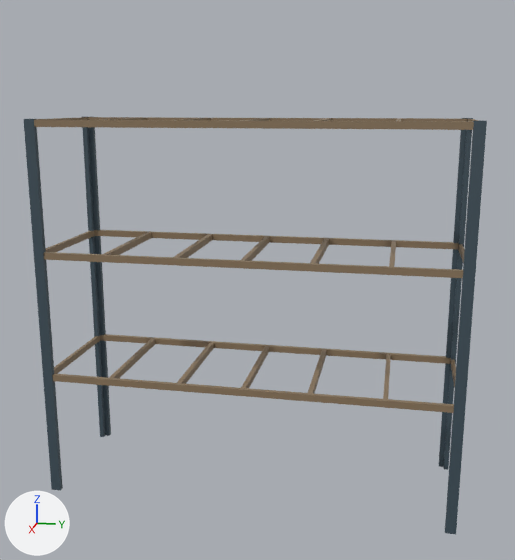
The Blender file Assets/Models/Shelf.blend: old version first, new version second.
The view is the same before and after, from a camera (50 mm lens) standing at (6.88, 1.39, 3.92) and looking at (0.01, 0.02, 2.2). Every picture has the same lights, and +X, +Y and +Z are marked at lower left.

The older version as bpy lines, for what is in view:
```python
ob_cube_001 = bpy.data.objects.new('Cube.001', me_cube_001)
ob_cube_001.location = (0.62, 2.0, 1.53)
ob_cube_001.rotation_euler = (0.0, 0.0, -1.571)  # degrees (0, 0, -90)
ob_cube_001.scale = (0.05, 0.05, 1.53)
ob_cube_002 = bpy.data.objects.new('Cube.002', me_cube_003)
ob_cube_002.location = (-0.62, 2.0, 1.53)
ob_cube_002.scale = (0.05, 0.05, 1.53)
ob_cube_003 = bpy.data.objects.new('Cube.003', me_cube_009)
ob_cube_003.location = (0.62, -2.0, 1.53)
ob_cube_003.rotation_euler = (0.0, 0.0, 3.142)  # degrees (0, 0, 180)
ob_cube_003.scale = (0.05, 0.05, 1.53)
ob_cube_004 = bpy.data.objects.new('Cube.004', me_cube_010)
ob_cube_004.location = (-0.62, -2.0, 1.53)
ob_cube_004.rotation_euler = (0.0, 0.0, 1.571)  # degrees (0, 0, 90)
ob_cube_004.scale = (0.05, 0.05, 1.53)
ob_cube_005 = bpy.data.objects.new('Cube.005', me_cube_006)
ob_cube_005.location = (0.0, 0.0, 1.25)
ob_cube_005.scale = (1.25, 1.0, 1.0)
ob_cube_006 = bpy.data.objects.new('Cube.006', me_cube_011)
ob_cube_006.location = (0.0, 0.0, 2.5)
ob_cube_006.scale = (1.25, 1.0, 1.0)
ob_cube_007 = bpy.data.objects.new('Cube.007', me_cube_012)
ob_cube_007.location = (0.0, 0.0, 3.75)
ob_cube_007.scale = (1.25, 1.0, 1.0)
```
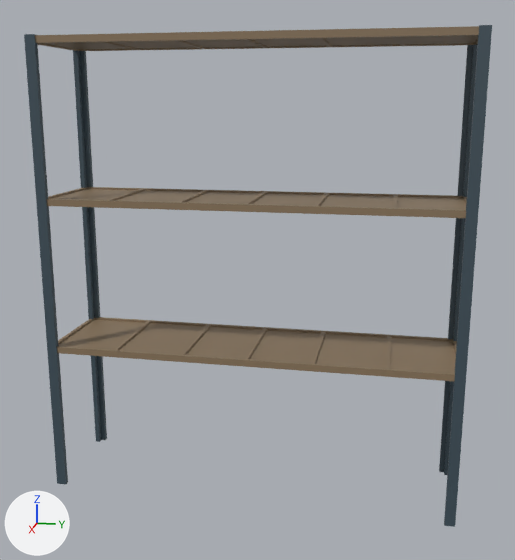
Changed parts and their boxes (x1, y1, x2, y2) in the pictures (515 x 560 px):
'Cube.005', reshaped, moved, rescaled (19% shorter): before (52, 334, 456, 413); after (57, 317, 457, 381)
'Cube.006', reshaped, moved, rescaled (35% shorter): before (44, 230, 464, 278); after (47, 187, 467, 218)
'Cube.007', moved, rescaled (86% taller): before (34, 117, 479, 130); after (35, 26, 479, 51)
'Cube.003', mesh rescaled, moved (12% wider, 21% taller): before (24, 119, 63, 491); after (24, 34, 68, 484)
'Cube.001', mesh rescaled, moved (14% wider, 21% taller): before (445, 121, 487, 534); after (444, 25, 492, 527)
'Cube.004', mesh rescaled, moved (17% wider, 26% taller): before (82, 127, 111, 437); after (73, 51, 107, 442)
'Cube.002', mesh rescaled, moved (11% wider, 22% taller): before (439, 118, 473, 470); after (439, 44, 477, 475)
part 5 of me_cube_011, added (brown): after (47, 187, 466, 218)
part 6 of me_cube_006, added (brown): after (57, 318, 456, 381)

Patch to the scene script:
```diff
--- a/Assets/Models/Shelf.blend.py
+++ b/Assets/Models/Shelf.blend.py
@@ me_cube_003 @@
 me_cube_003.from_pydata(...)  # 16 vertices, 14 faces; spans x -1.0..1.0, y -1.0..1.0, z -1.0..1.48
 # used by ob_cube_002; location = (-0.62, 2.0, 1.53); scale = (0.05, 0.05, 1.53)
+# me_cube_003 part 1: the whole mesh is scaled about its middle by (1, 1, 1.2), then moved by (0.0, 0.0, 0.25)
 me_cube_003.materials.append(mat_rod)
@@ me_cube_006 @@
 # used by ob_cube_005; location = (0.0, 0.0, 1.25); scale = (1.25, 1.0, 1.0)
-me_cube_006.from_pydata(...)  # 56 vertices, 57 faces; spans x -0.53..0.53, y 0.0..2.04, z -0.03..0.03
+me_cube_006.from_pydata(...)  # 94 vertices, 88 faces; spans x -0.53..0.53, y 0.0..2.04, z -0.03..0.03
+# me_cube_006 part 6: 38 vertices added at x -0.53..0.53, y 0.0..2.04, z -0.02..0.01
 me_cube_006.materials.append(mat_shelf)
@@ me_cube_001 @@
 me_cube_001.from_pydata(...)  # 16 vertices, 14 faces; spans x -1.0..1.0, y -1.0..1.0, z -1.0..1.48
 # used by ob_cube_001; location = (0.62, 2.0, 1.53); rotation_euler = (0.0, 0.0, -1.571), in degrees (0, 0, -90); scale = (0.05, 0.05, 1.53)
+# me_cube_001 part 2: the whole mesh is scaled about its middle by (1, 1, 1.2), then moved by (0.0, 0.0, 0.25)
 me_cube_001.materials.append(mat_rod)
@@ me_cube_009 @@
 me_cube_009.from_pydata(...)  # 16 vertices, 14 faces; spans x -1.0..1.0, y -1.0..1.0, z -1.0..1.48
 # used by ob_cube_003; location = (0.62, -2.0, 1.53); rotation_euler = (0.0, 0.0, 3.142), in degrees (0, 0, 180); scale = (0.05, 0.05, 1.53)
+# me_cube_009 part 3: the whole mesh is scaled about its middle by (1, 1, 1.2), then moved by (0.0, 0.0, 0.25)
 me_cube_009.materials.append(mat_rod)
@@ me_cube_010 @@
 me_cube_010.from_pydata(...)  # 16 vertices, 14 faces; spans x -1.0..1.0, y -1.0..1.0, z -1.0..1.48
 # used by ob_cube_004; location = (-0.62, -2.0, 1.53); rotation_euler = (0.0, 0.0, 1.571), in degrees (0, 0, 90); scale = (0.05, 0.05, 1.53)
+# me_cube_010 part 4: the whole mesh is scaled about its middle by (1, 1, 1.2), then moved by (0.0, 0.0, 0.25)
 me_cube_010.materials.append(mat_rod)
@@ me_cube_011 @@
 # used by ob_cube_006; location = (0.0, 0.0, 2.5); scale = (1.25, 1.0, 1.0)
-me_cube_011.from_pydata(...)  # 56 vertices, 57 faces; spans x -0.53..0.53, y 0.0..2.04, z -0.03..0.03
+me_cube_011.from_pydata(...)  # 94 vertices, 88 faces; spans x -0.53..0.53, y 0.0..2.04, z -0.03..0.03
+# me_cube_011 part 5: 38 vertices added at x -0.53..0.53, y 0.0..2.04, z -0.02..0.01
 me_cube_011.materials.append(mat_shelf)
@@ ob_cube_002 @@
 ob_cube_002 = bpy.data.objects.new('Cube.002', me_cube_003)
-ob_cube_002.location = (-0.62, 2.0, 1.53)
+ob_cube_002.location = (-0.5, 2.0, 1.53)
 ob_cube_002.scale = (0.05, 0.05, 1.53)
@@ ob_cube_005 @@
 ob_cube_005 = bpy.data.objects.new('Cube.005', me_cube_006)
-ob_cube_005.location = (0.0, 0.0, 1.25)
-ob_cube_005.scale = (1.25, 1.0, 1.0)
+ob_cube_005.location = (0.0, 0.0, 1.5)
 _m = ob_cube_005.modifiers.new('Mirror', 'MIRROR')
@@ ob_cube_001 @@
 ob_cube_001 = bpy.data.objects.new('Cube.001', me_cube_001)
-ob_cube_001.location = (0.62, 2.0, 1.53)
+ob_cube_001.location = (0.5, 2.0, 1.53)
 ob_cube_001.rotation_euler = (0.0, 0.0, -1.571)  # degrees (0, 0, -90)
@@ ob_cube_003 @@
 ob_cube_003 = bpy.data.objects.new('Cube.003', me_cube_009)
-ob_cube_003.location = (0.62, -2.0, 1.53)
+ob_cube_003.location = (0.5, -2.0, 1.53)
 ob_cube_003.rotation_euler = (0.0, 0.0, 3.142)  # degrees (0, 0, 180)
@@ ob_cube_004 @@
 ob_cube_004 = bpy.data.objects.new('Cube.004', me_cube_010)
-ob_cube_004.location = (-0.62, -2.0, 1.53)
+ob_cube_004.location = (-0.5, -2.0, 1.53)
 ob_cube_004.rotation_euler = (0.0, 0.0, 1.571)  # degrees (0, 0, 90)
@@ ob_cube_006 @@
 ob_cube_006 = bpy.data.objects.new('Cube.006', me_cube_011)
-ob_cube_006.location = (0.0, 0.0, 2.5)
-ob_cube_006.scale = (1.25, 1.0, 1.0)
+ob_cube_006.location = (0.0, 0.0, 3.0)
 _m = ob_cube_006.modifiers.new('Mirror', 'MIRROR')
@@ ob_cube_007 @@
 ob_cube_007 = bpy.data.objects.new('Cube.007', me_cube_012)
-ob_cube_007.location = (0.0, 0.0, 3.75)
-ob_cube_007.scale = (1.25, 1.0, 1.0)
+ob_cube_007.location = (0.0, 0.0, 4.5)
 _m = ob_cube_007.modifiers.new('Mirror', 'MIRROR')
```
